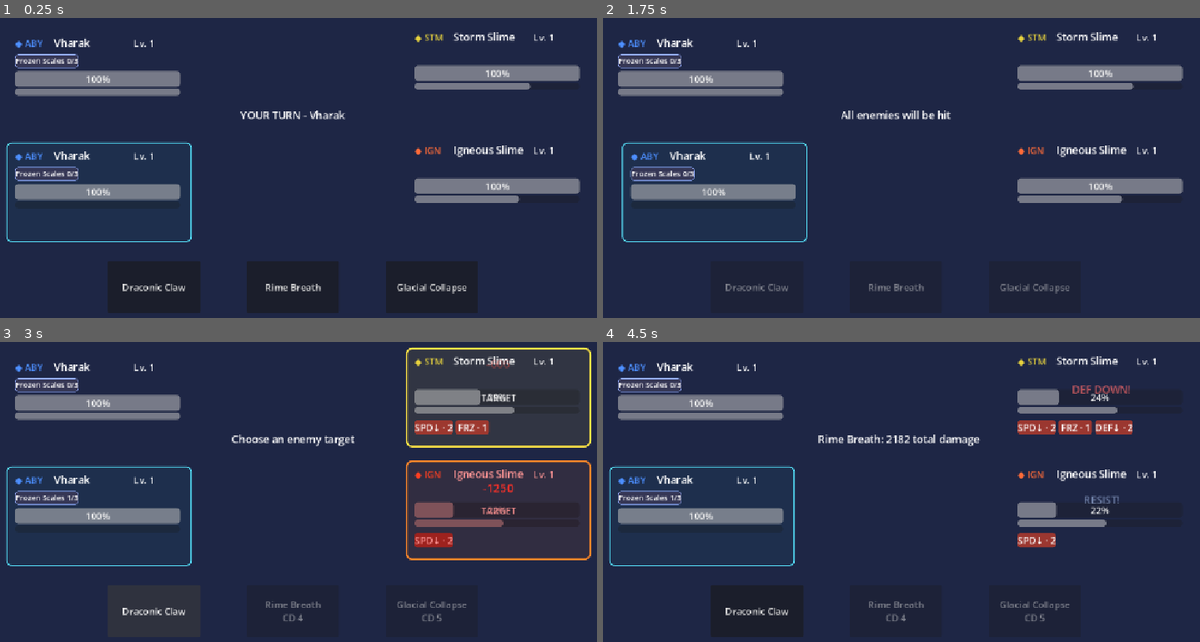
Above: before the commit, frames 1-4 (two rows, left to right).
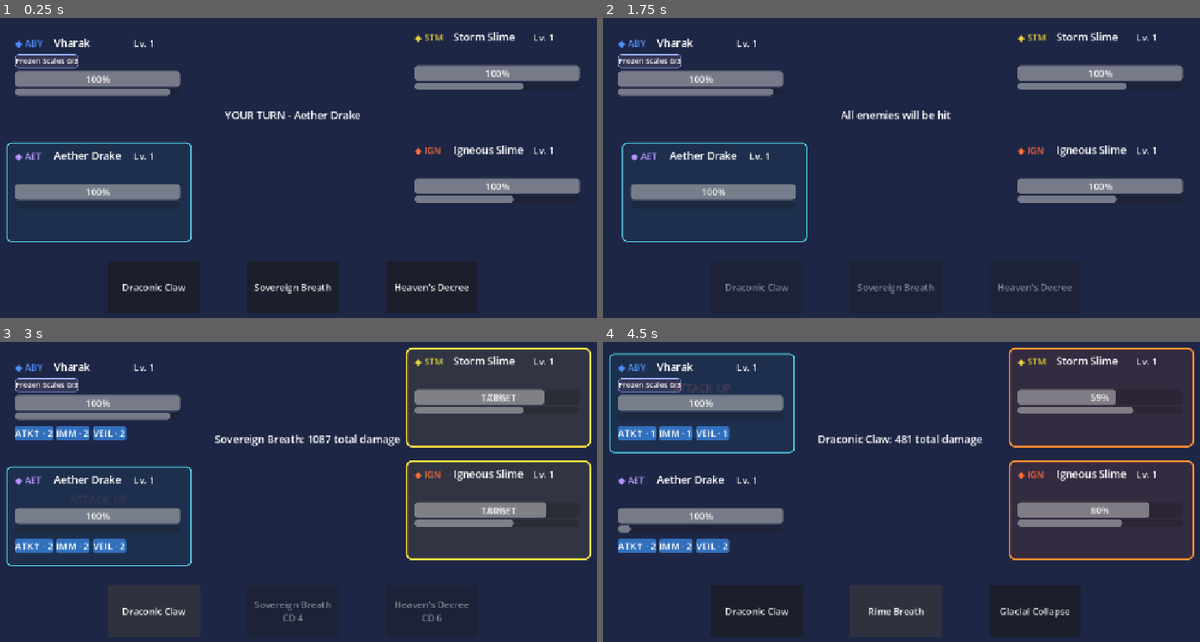
Above: after the commit, the same moments.

Repository: Akharyuu/monster-rpg
Game: Godot game, scene res://scenes/battle/battle_screen.tscn
Two runs of this game, one before a commit and one after it. Both use one fixed random seed, a clock stepped at 60 frames per second and the inputs below.
Inputs (mouse positions are in pixels of both pictures, inside the frame that each line leads up to):
- Up to frame 1 (0.25 s): no input
- Up to frame 2 (1.75 s): click "Draconic Claw" at 0.5 s; click "Rime Breath" (after the commit: "Sovereign Breath") at 1.25 s
- Up to frame 3 (3 s): click "Glacial Collapse" (after the commit: "Heaven's Decree") at 2 s; click "Draconic Claw" at 2.75 s
- Up to frame 4 (4.5 s): click "TARGET" at 3.5 s; click (895, 612) at 4.25 s, where only the run after the commit has a clickable "Rime Breath"

The runs differ from the first frame. In frame 1, 1.5% of the frame differs, in the area x 2-89%, y 21-92%; in frame 2, 1.0%; in frame 3, 7.3%; in frame 4, 9.9%, in the area x 1-100%, y 1-94%.

Commit message:
Add Aether Drake to playable team and support ally AoE skills

Diff:
--- a/godot/scenes/battle/battle_screen.gd
+++ b/godot/scenes/battle/battle_screen.gd
@@ -34,7 +34,7 @@
 func _ready() -> void:
     allies = [
         PrototypeFactoryScript.create_level_one_monster(
-            "drake_abyssal"
+            "drake_aether"
         ),
         PrototypeFactoryScript.create_level_one_monster(
             "drake_abyssal"
@@ -176,6 +176,16 @@
         execute_player_skill(
             skill,
             battle_controller.get_living(enemies)
+        )
+        return
+
+    if skill.target_type == "all_allies":
+        turn_label.text = "All allies will be affected"
+        await get_tree().create_timer(0.25).timeout
+
+        execute_player_skill(
+            skill,
+            battle_controller.get_living(allies)
         )
         return
 
